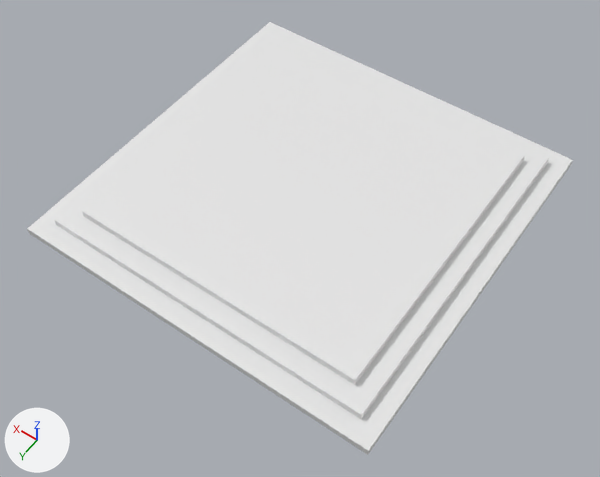
What one commit did to the Blender file Blender Project/weather-studio.blend.
One viewpoint serves both versions: a camera (50 mm lens) standing at (-7.97, 11.56, 16.26) and looking at (-0.72, 1.41, 0.33). The lights are fixed; the arrows at lower left show +X, +Y and +Z. The same objects are shown in both versions, whatever each file hides.

Objects in the first picture: 'Floor'.
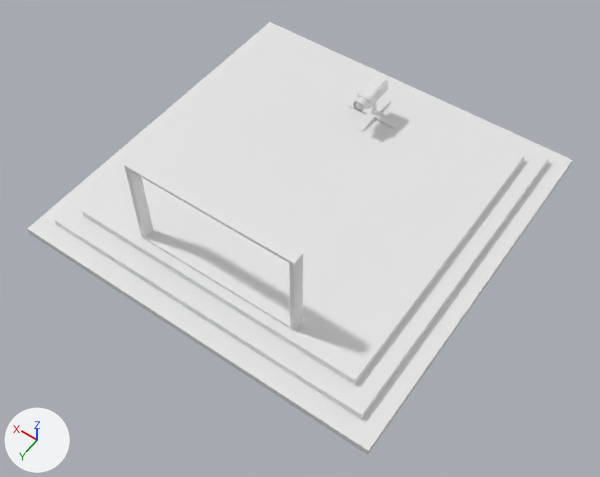
The change, as a list of edits to the scene's bpy script:
```text
Change me_plane_002:
    where me_plane_002.from_pydata(...)  # 16 vertices, 16 faces; spans x -1.0..1.0, y -1.0..1.0, z 0.0..0.3
    used by ob_big_screen_frame; location = (0.0, 0.0, 0.0); scale = (1.25, 2.25, 1.0)
    me_plane_002 part 1
    me_plane_002.vertices[0].co: (-0.95, -0.95, 0.0) -> (-1.71, 1.54, 0.73)
    me_plane_002.vertices[1].co: (0.95, -0.95, 0.0) -> (-1.71, 1.54, 3.1)  # not seen -> pixel (298, 252)
    me_plane_002.vertices[2].co: (-0.95, 0.95, 0.0) -> (1.71, 1.54, 0.73)  # not seen -> pixel (153, 229)
    me_plane_002.vertices[3].co: (0.95, 0.95, 0.0) -> (1.71, 1.54, 3.1)  # not seen -> pixel (138, 161)
    me_plane_002.vertices[4].co: (-0.95, 0.95, 0.3) -> (1.71, 1.67, 0.73)  # not seen -> pixel (144, 237)
    me_plane_002.vertices[5].co: (-0.95, -0.95, 0.3) -> (-1.71, 1.67, 0.73)  # not seen -> pixel (290, 327)
    me_plane_002.vertices[6].co: (0.95, -0.95, 0.3) -> (-1.71, 1.67, 3.1)  # not seen -> pixel (289, 262)
    me_plane_002.vertices[7].co: (0.95, 0.95, 0.3) -> (1.71, 1.67, 3.1)  # not seen -> pixel (128, 169)
    me_plane_002.vertices[8].co: (-1.0, 1.0, 0.0) -> (1.8, 1.54, 0.67)
    me_plane_002.vertices[9].co: (-1.0, -1.0, 0.0) -> (-1.8, 1.54, 0.67)  # not seen -> pixel (302, 321)
    me_plane_002.vertices[10].co: (1.0, -1.0, 0.0) -> (-1.8, 1.54, 3.17)  # not seen -> pixel (302, 253)
    me_plane_002.vertices[11].co: (1.0, 1.0, 0.0) -> (1.8, 1.54, 3.17)  # not seen -> pixel (133, 157)
    me_plane_002.vertices[12].co: (-1.0, 1.0, 0.3) -> (1.8, 1.67, 0.67)  # not seen -> pixel (141, 237)
    me_plane_002.vertices[13].co: (-1.0, -1.0, 0.3) -> (-1.8, 1.67, 0.67)  # not seen -> pixel (294, 331)
    me_plane_002.vertices[14].co: (1.0, -1.0, 0.3) -> (-1.8, 1.67, 3.17)  # not seen -> pixel (293, 263)
    me_plane_002.vertices[15].co: (1.0, 1.0, 0.3) -> (1.8, 1.67, 3.17)  # not seen -> pixel (124, 165)
Add me_cube:
    me_cube.from_pydata(...)  # 667 vertices, 629 faces; spans x -1.2..0.4, y -0.73..0.73, z 1.38..2.57
Add ob_camera:
    ob_camera = bpy.data.objects.new('Camera', me_cube)
    ob_camera.location = (0.0, -2.54, -0.78)
    ob_camera.rotation_euler = (0.0, 0.0, 1.571)  # degrees (0, 0, 90)
```

What differs and where, as boxes [x1, y1, x2, y2] in the pictures (600 x 477 px):
'Big Screen Frame', reshaped (not visible before): after [124, 158, 303, 331]
'Camera', added: after [348, 75, 399, 132]
